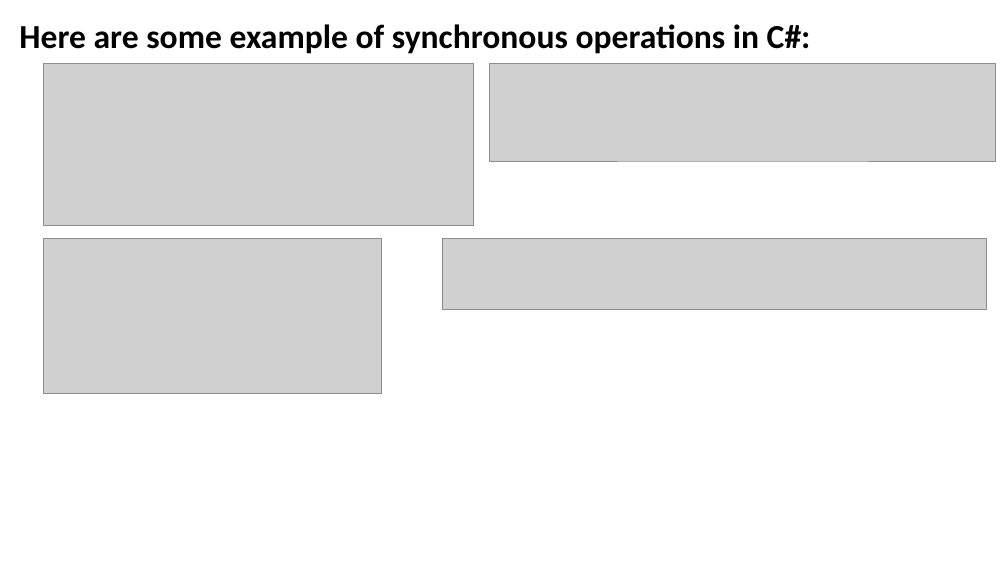
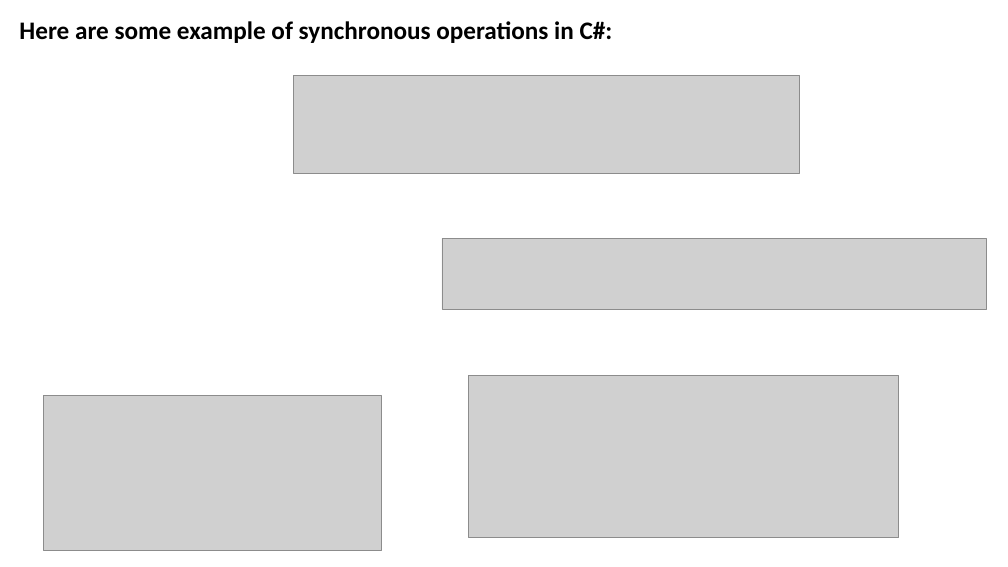
Before and after one commit to JoshKain/AsyncAwaitQuiz, a slide deck: slide 17 of Async and await presentation.pptx (slide 15 before the commit). Drawn at 1008x567 pixels with LibreOffice and Linux fonts; fonts in the diff are those of the drawing; grey boxes stand for pictures. Boxes give left, top, right and bottom in pixels: in the first picture for what was removed or moved away, otherwise in the second. Text is boxed around its words. In the diff, an @@ line names an element or a change of style, - is before the commit and + after.

```diff
--- a/Async and await presentation.pptx
+++ b/Async and await presentation.pptx
@@ text "Here are some example of ..." at [19,21,613,43]: size 32 to 24 pt @@
@@ picture: place and size @@
-picture at [490,64,996,161]
+picture at [293,76,799,173]
@@ picture: place and size @@
-picture at [43,64,473,225]
+picture at [469,376,899,538]
@@ picture: place and size @@
-picture at [43,238,381,393]
+picture at [43,395,381,551]
```
Also in this commit, not shown: 4 other slides changed, 3 slides added, 1 slide removed, 1 other file.
